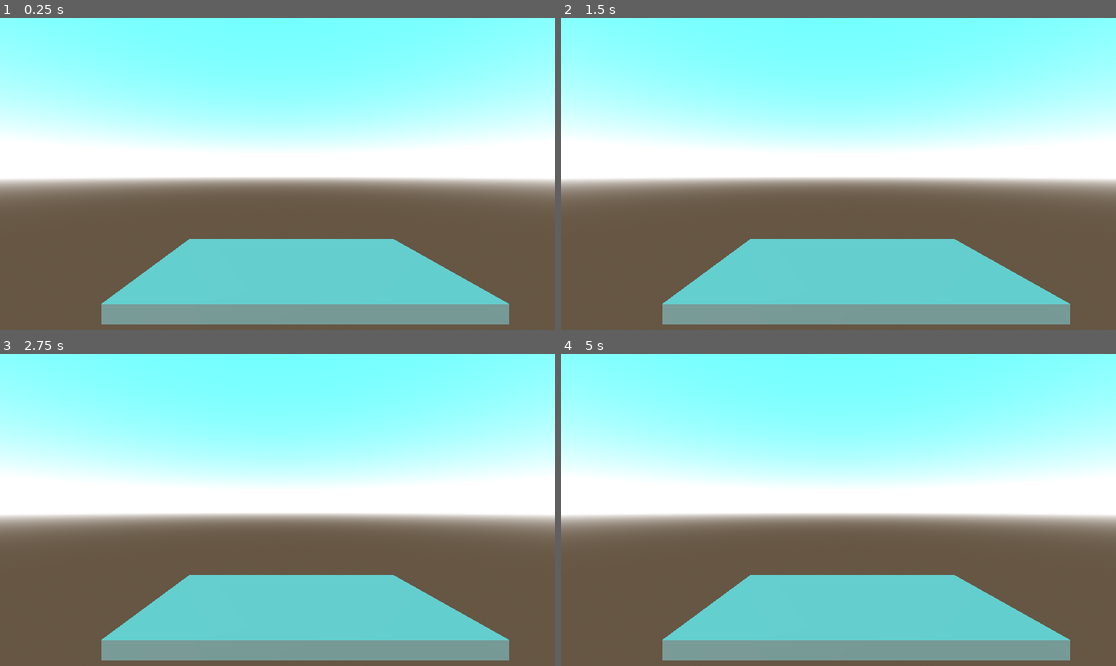
Above: before the commit, frames 1-4 (two rows, left to right).
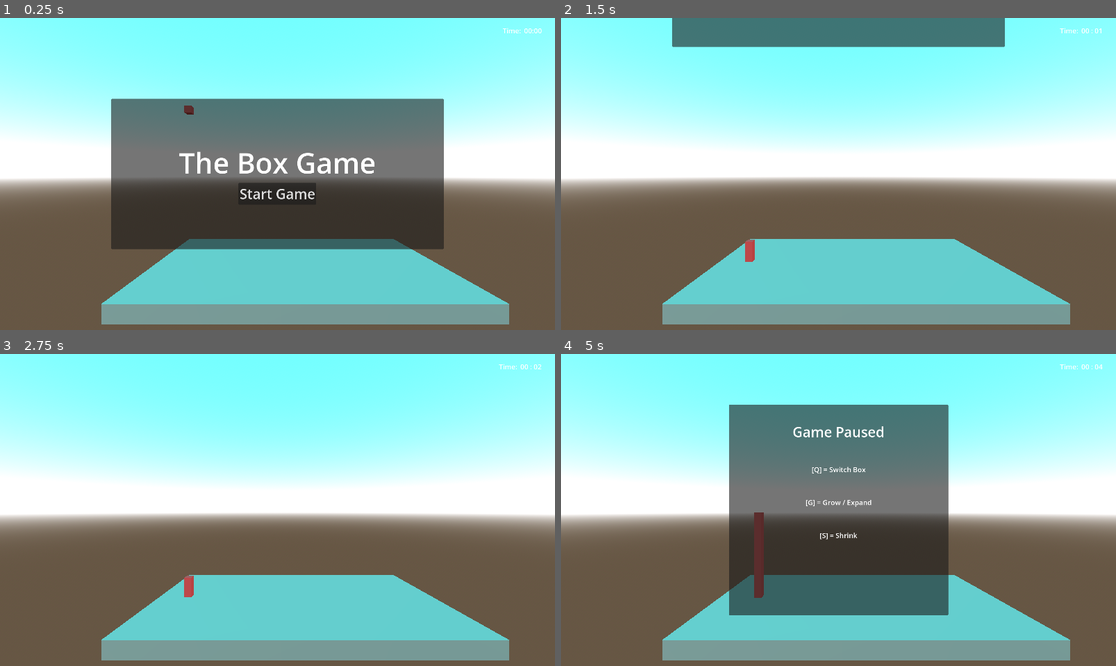
Above: after the commit, the same moments.

Repository: AtlasWongy/gmtk_game_jam_2024
Game: Godot game, scene res://scenes/test_level.tscn
Same seed, same stepped clock (60 frames per second), same inputs: the game is played once before the commit and once after it. This scene is started directly instead of the project's main scene.
Inputs (mouse positions are in pixels of both pictures, inside the frame that each line leads up to):
- Up to frame 1 (0.25 s): no input
- Up to frame 2 (1.5 s): click (838, 192) at 0.5 s, where only the run after the commit has a clickable "Start Game"; tap Enter (ui_accept) at 1.25 s; hold Up (ui_up) from 1.28 s (still down); hold G (grow) from 1.28 s (still down)
- Up to frame 3 (2.75 s): tap Space (jump) at 1.52, 2.27 s; release Up (ui_up) at 2.03 s; release G (grow) at 2.03 s; hold Down (ui_down) from 2.03 s (still down); tap G (grow) at 2.1 s
- Up to frame 4 (5 s): release Down (ui_down) at 2.78 s; hold G (grow) 2.78-3.53 s; hold Up (ui_up) 2.78-4.28 s; tap Right (movement) at 2.85 s; tap Q (switch_box) at 3.6 s; tap Space (jump) at 3.77, 4.52 s; tap G (grow) at 3.8 s; tap Enter (ui_accept) at 4.25 s; hold Left (left) from 4.28 s (still down); hold G (grow) from 4.28 s (still down); tap P (pause, bound only after the commit) at 4.9 s

The runs differ from the first frame. In frame 1, 28% of the frame differs, in the area x 20-98%, y 3-75%; in frame 2, 5.8%; in frame 3, 0.2%; in frame 4, 27%.

Commit message:
Update

Diff:
--- a/characters/player/movement_component/movement_component.gd
+++ b/characters/player/movement_component/movement_component.gd
@@ -49,8 +49,6 @@
 	direction = _direction
 
 func _on_pressed_jump(box_type:int):
-	print(box_type)
-
 	if(box_type != _box_type):
 		return
 	velocity.y = 2 * jump_height / apex_duration
--- a/project.godot
+++ b/project.godot
@@ -59,3 +59,19 @@
 "events": [Object(InputEventKey,"resource_local_to_scene":false,"resource_name":"","device":-1,"window_id":0,"alt_press …(192 unchanged characters)…
 ]
 }
+shrink={
+"deadzone": 0.5,
+"events": [Object(InputEventKey,"resource_local_to_scene":false,"resource_name":"","device":-1,"window_id":0,"alt_pressed":false,"shift_pressed":false,"ctrl_pressed":false,"meta_pressed":false,"pressed":false,"keycode":0,"physical_keycode":83,"key_label":0,"unicode":115,"location":0,"echo":false,"script":null)
+]
+}
+scale={
+"deadzone": 0.5,
+"events": [Object(InputEventKey,"resource_local_to_scene":false,"resource_name":"","device":-1,"window_id":0,"alt_pressed":false,"shift_pressed":false,"ctrl_pressed":false,"meta_pressed":false,"pressed":false,"keycode":0,"physical_keycode":71,"key_label":0,"unicode":103,"location":0,"echo":false,"script":null)
+, Object(InputEventKey,"resource_local_to_scene":false,"resource_name":"","device":-1,"window_id":0,"alt_pressed":false,"shift_pressed":false,"ctrl_pressed":false,"meta_pressed":false,"pressed":false,"keycode":0,"physical_keycode":83,"key_label":0,"unicode":115,"location":0,"echo":false,"script":null)
+]
+}
+pause={
+"deadzone": 0.5,
+"events": [Object(InputEventKey,"resource_local_to_scene":false,"resource_name":"","device":-1,"window_id":0,"alt_pressed":false,"shift_pressed":false,"ctrl_pressed":false,"meta_pressed":false,"pressed":false,"keycode":0,"physical_keycode":80,"key_label":0,"unicode":112,"location":0,"echo":false,"script":null)
+]
+}
--- /dev/null
+++ b/scenes/game_starter.gd
@@ -0,0 +1,10 @@
+extends Node3D
+class_name GameStarter
+
+func _ready() -> void:
+	get_tree().paused = true
+
+func _process(_delta: float) -> void:
+	if GameManager.game_state == GameManager.GameState.RUNNING:
+		get_tree().paused = false
+		queue_free()
--- a/scenes/test_level.tscn
+++ b/scenes/test_level.tscn
@@ -1,4 +1,10 @@
-[gd_scene load_steps=6 format=3 uid="uid://78nxbcy5lnm2"]
+[gd_scene load_steps=11 format=3 uid="uid://78nxbcy5lnm2"]
+
+[ext_resource type="PackedScene" uid="uid://d1qp5smneb3jt" path="res://characters/player/red_box/red_box.tscn" id="1_4lkkm"]
+[ext_resource type="PackedScene" uid="uid://jqec1by0rjjf" path="res://ui/main_menu/MainMenu.tscn" id="2_5f41v"]
+[ext_resource type="PackedScene" uid="uid://cx6lmqhnkvmfc" path="res://ui/pause_menu/PauseMenu.tscn" id="3_5ngxv"]
+[ext_resource type="Script" path="res://scenes/game_starter.gd" id="3_fmxfb"]
+[ext_resource type="PackedScene" uid="uid://be0pid4rg5rph" path="res://ui/timer_ui/TimerUI.tscn" id="4_c2obm"]
 
 [sub_resource type="ProceduralSkyMaterial" id="ProceduralSkyMaterial_3r77l"]
 sky_top_color = Color(0.214771, 0.565469, 0.975304, 1)
@@ -18,6 +24,7 @@
 size = Vector3(20, 1, 10)
 
 [node name="TestLevel" type="Node3D"]
+process_mode = 1
 
 [node name="WorldEnvironment" type="WorldEnvironment" parent="."]
 environment = SubResource("Environment_lq8ww")
@@ -33,3 +40,20 @@
 
 [node name="Camera3D" type="Camera3D" parent="."]
 transform = Transform3D(1, 0, 0, 0, 1, 0, 0, 0, 1, -1.35929, 6.86705, 14.9567)
+
+[node name="RedBox" parent="." instance=ExtResource("1_4lkkm")]
+transform = Transform3D(1, 0, 0, 0, 1, 0, 0, 0, 1, -7.86285, 11.5729, 0)
+
+[node name="CanvasLayer" type="CanvasLayer" parent="."]
+process_mode = 3
+
+[node name="MainMenu" parent="CanvasLayer" instance=ExtResource("2_5f41v")]
+
+[node name="PauseMenu" parent="CanvasLayer" instance=ExtResource("3_5ngxv")]
+visible = false
+
+[node name="TimerUI" parent="CanvasLayer" instance=ExtResource("4_c2obm")]
+
+[node name="GameStarter" type="Node3D" parent="."]
+process_mode = 3
+script = ExtResource("3_fmxfb")
--- a/singletons/game_manager.gd
+++ b/singletons/game_manager.gd
@@ -1,18 +1,41 @@
 extends Node
 
 enum CurrentBox {RED_BOX, BLUE_BOX}
+enum GameState {NOT_STARTED, RUNNING, PAUSED, GAME_OVER}
 
 var current_box: CurrentBox
+var game_state: GameState
 
 var can_switch:bool = true
 
 func _ready() -> void:
-	current_box = CurrentBox.RED_BOX
 	SignalBus.set_current_box.connect(_disable_switch)
 	SignalBus.set_enable_switch.connect(_enable_switch)
+	SignalBus.set_game_state.connect(_on_set_game_state)
+
+	current_box = CurrentBox.RED_BOX
+	game_state = GameState.NOT_STARTED
+	process_mode = ProcessMode.PROCESS_MODE_ALWAYS
+
+func _input(event: InputEvent) -> void:
+	if event.is_action_pressed("pause") and game_state != GameState.NOT_STARTED:
+		toggle_pause()
 
 func _disable_switch():
 	can_switch = false
 
 func _enable_switch():
 	can_switch = true
+
+func _on_set_game_state(_game_state):
+	game_state = _game_state
+
+func toggle_pause() -> void:
+	if get_tree().paused:
+		get_tree().paused = false
+		game_state = GameState.RUNNING
+		SignalBus.set_pause_menu.emit(false)
+	elif !get_tree().paused:
+		get_tree().paused = true
+		game_state = GameState.PAUSED
+		SignalBus.set_pause_menu.emit(true)
--- a/singletons/signal_bus.gd
+++ b/singletons/signal_bus.gd
@@ -6,3 +6,7 @@
 signal set_current_box()
 signal set_enable_switch()
 signal pressed_grow(box_type:int)
+signal set_expansion()
+signal set_shrink()
+signal set_game_state(_game_state: GameManager.GameState)
+signal set_pause_menu(_pause_menu_state: bool)
--- /dev/null
+++ b/ui/game_over_menu/GameOver.tscn
@@ -0,0 +1,9 @@
+[gd_scene format=3 uid="uid://bmdid0ws3ju5s"]
+
+[node name="GameOver" type="Control"]
+layout_mode = 3
+anchors_preset = 15
+anchor_right = 1.0
+anchor_bottom = 1.0
+grow_horizontal = 2
+grow_vertical = 2
--- /dev/null
+++ b/ui/main_menu/MainMenu.tscn
@@ -0,0 +1,40 @@
+[gd_scene load_steps=2 format=3 uid="uid://jqec1by0rjjf"]
+
+[ext_resource type="Script" path="res://ui/main_menu/main_menu.gd" id="1_0apmf"]
+
+[node name="MainMenu" type="PanelContainer" node_paths=PackedStringArray("start_button")]
+anchors_preset = 8
+anchor_left = 0.5
+anchor_top = 0.5
+anchor_right = 0.5
+anchor_bottom = 0.5
+offset_left = -575.0
+offset_top = -260.0
+offset_right = 575.0
+offset_bottom = 260.0
+grow_horizontal = 2
+grow_vertical = 2
+script = ExtResource("1_0apmf")
+start_button = NodePath("MarginContainer/VBoxContainer/HBoxContainer/StartButton")
+
+[node name="MarginContainer" type="MarginContainer" parent="."]
+layout_mode = 2
+
+[node name="VBoxContainer" type="VBoxContainer" parent="MarginContainer"]
+layout_mode = 2
+alignment = 1
+
+[node name="Title" type="Label" parent="MarginContainer/VBoxContainer"]
+layout_mode = 2
+theme_override_font_sizes/font_size = 98
+text = "The Box Game"
+horizontal_alignment = 1
+
+[node name="HBoxContainer" type="HBoxContainer" parent="MarginContainer/VBoxContainer"]
+layout_mode = 2
+alignment = 1
+
+[node name="StartButton" type="Button" parent="MarginContainer/VBoxContainer/HBoxContainer"]
+layout_mode = 2
+theme_override_font_sizes/font_size = 48
+text = "Start Game"
--- /dev/null
+++ b/ui/main_menu/main_menu.gd
@@ -0,0 +1,17 @@
+extends PanelContainer
+class_name MainMenu
+
+@export var start_button: Button
+
+var tween: Tween
+
+func _ready() -> void:
+	start_button.button_down.connect(_on_start_game)
+
+func _on_start_game() -> void:
+	if tween:
+		tween.kill()
+	tween = create_tween()
+
+	tween.tween_property(self, "global_position:y", -600, 1)
+	SignalBus.set_game_state.emit(GameManager.GameState.RUNNING)
--- /dev/null
+++ b/ui/pause_menu/PauseMenu.tscn
@@ -0,0 +1,49 @@
+[gd_scene load_steps=2 format=3 uid="uid://cx6lmqhnkvmfc"]
+
+[ext_resource type="Script" path="res://ui/pause_menu/pause_menu.gd" id="1_swc3n"]
+
+[node name="PauseMenu" type="PanelContainer"]
+anchors_preset = 8
+anchor_left = 0.5
+anchor_top = 0.5
+anchor_right = 0.5
+anchor_bottom = 0.5
+offset_left = -379.5
+offset_top = -364.0
+offset_right = 379.5
+offset_bottom = 364.0
+grow_horizontal = 2
+grow_vertical = 2
+script = ExtResource("1_swc3n")
+
+[node name="MarginContainer" type="MarginContainer" parent="."]
+layout_mode = 2
+theme_override_constants/margin_top = 60
+
+[node name="VBoxContainer" type="VBoxContainer" parent="MarginContainer"]
+layout_mode = 2
+theme_override_constants/separation = 80
+
+[node name="PauseTitle" type="Label" parent="MarginContainer/VBoxContainer"]
+layout_mode = 2
+theme_override_font_sizes/font_size = 48
+text = "Game Paused"
+horizontal_alignment = 1
+
+[node name="SwitchControlHint" type="Label" parent="MarginContainer/VBoxContainer"]
+layout_mode = 2
+theme_override_font_sizes/font_size = 24
+text = "[Q] = Switch Box"
+horizontal_alignment = 1
+
+[node name="GrowControlHint" type="Label" parent="MarginContainer/VBoxContainer"]
+layout_mode = 2
+theme_override_font_sizes/font_size = 24
+text = "[G] = Grow / Expand"
+horizontal_alignment = 1
+
+[node name="ShrinkControlHint" type="Label" parent="MarginContainer/VBoxContainer"]
+layout_mode = 2
+theme_override_font_sizes/font_size = 24
+text = "[S] = Shrink"
+horizontal_alignment = 1
--- /dev/null
+++ b/ui/pause_menu/pause_menu.gd
@@ -0,0 +1,8 @@
+extends PanelContainer
+class_name PauseMenu
+
+func _ready() -> void:
+	SignalBus.set_pause_menu.connect(_on_set_pause_menu)
+
+func _on_set_pause_menu(_pause_menu_state: bool):
+	visible = _pause_menu_state
--- /dev/null
+++ b/ui/timer_ui/Timer.tscn
@@ -0,0 +1,4 @@
+[gd_scene format=3 uid="uid://dwq4nk5vpl4ya"]
+
+[node name="Timer" type="Timer"]
+process_mode = 1
--- /dev/null
+++ b/ui/timer_ui/TimerUI.tscn
@@ -0,0 +1,32 @@
+[gd_scene load_steps=3 format=3 uid="uid://be0pid4rg5rph"]
+
+[ext_resource type="Script" path="res://ui/timer_ui/timer_ui.gd" id="1_7bwcd"]
+
+[sub_resource type="StyleBoxEmpty" id="StyleBoxEmpty_35m0s"]
+
+[node name="TimerUI" type="PanelContainer" node_paths=PackedStringArray("time_label")]
+anchors_preset = 1
+anchor_left = 1.0
+anchor_right = 1.0
+offset_left = -147.0
+offset_top = 27.0
+offset_right = -46.0
+offset_bottom = 61.0
+grow_horizontal = 0
+theme_override_styles/panel = SubResource("StyleBoxEmpty_35m0s")
+script = ExtResource("1_7bwcd")
+time_label = NodePath("GridContainer/Time")
+
+[node name="GridContainer" type="GridContainer" parent="."]
+layout_mode = 2
+columns = 2
+
+[node name="TimeLabel" type="Label" parent="GridContainer"]
+layout_mode = 2
+theme_override_font_sizes/font_size = 24
+text = "Time: "
+
+[node name="Time" type="Label" parent="GridContainer"]
+layout_mode = 2
+theme_override_font_sizes/font_size = 24
+text = "00:00"
--- /dev/null
+++ b/ui/timer_ui/timer_ui.gd
@@ -0,0 +1,23 @@
+extends PanelContainer
+class_name TimeCounter
+
+@export var time_label: Label
+
+var start_time = 0
+var current_time = 0
+var elapsed_time_minutes = 0
+var elapsed_time_secs = 0
+var elapsed_time = 0
+
+func _ready() -> void:
+	start_time = Time.get_unix_time_from_datetime_dict(Time.get_datetime_dict_from_system())
+
+func _process(_delta: float) -> void:
+	if GameManager.game_state == GameManager.GameState.PAUSED or GameManager.game_state == GameManager.GameState.NOT_STARTED:
+		return
+	current_time = Time.get_unix_time_from_datetime_dict(Time.get_datetime_dict_from_system())
+	elapsed_time = current_time - start_time
+	elapsed_time_minutes = elapsed_time / 60.0
+	elapsed_time_secs = elapsed_time % 60
+	var str_elapsed = "%02d : %02d" % [elapsed_time_minutes, elapsed_time_secs]
+	time_label.text = str_elapsed
